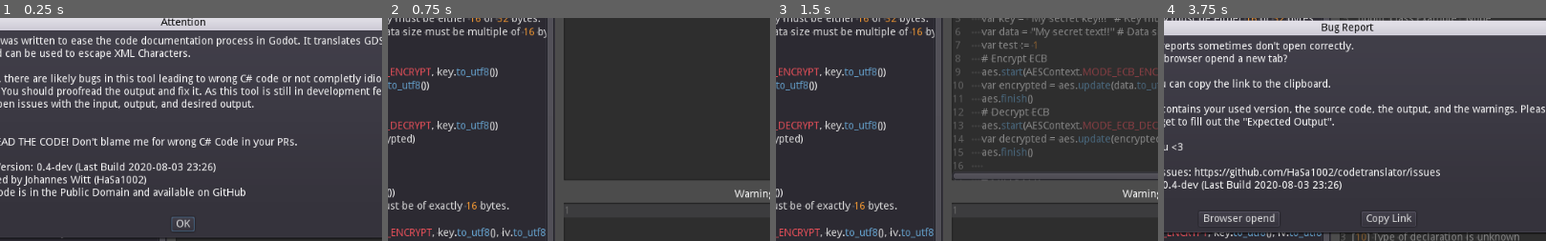
Above: before the commit, frames 1-4 (left to right).
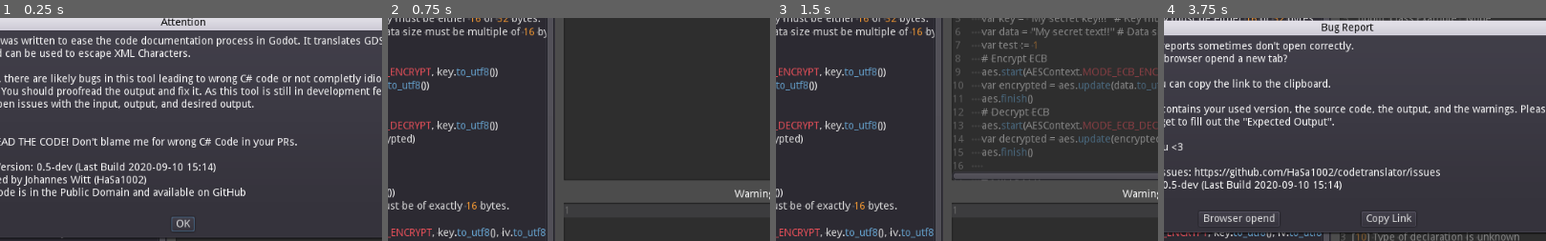
Above: after the commit, the same moments.

Repository: HaSa1002/codetranslator
Game: Godot game, scene res://Translator.tscn
Same seed, same stepped clock (60 frames per second), same inputs: the game is played once before the commit and once after it.
Inputs:
- Up to frame 1 (0.25 s): no input
- Up to frame 2 (0.75 s): click "OK" at 0.5 s
- Up to frame 3 (1.5 s): click "Escape XML" at 1.25 s
- Up to frame 4 (3.75 s): click "Output C#" at 2 s; click "Regenerate" at 2.75 s; click "Report Bug" at 3.5 s
The pictures show only the part of the screen within x 26-76%, y 24-74%; the shares and areas given below are measured in that part.

The runs differ from the first frame. In frame 1, 0.2% of the frame differs, in the area x 12-56%, y 64-69%; in frame 2, nothing differs; in frame 3, nothing differs; in frame 4, 0.2%.

Commit message:
Bump Version to 0.5-dev

Diff:
--- a/Translator.gd
+++ b/Translator.gd
@@ -9,7 +9,7 @@
 
 
 const GITHUB_URL = "https://github.com/HaSa1002/codetranslator/"
-const VERSION = "0.4-dev (Last Build 2020-08-03 23:26)"
+const VERSION = "0.5-dev (Last Build 2020-09-10 15:14)"
 
 
 ## Contains virtual functions that are automatically parsed as such
